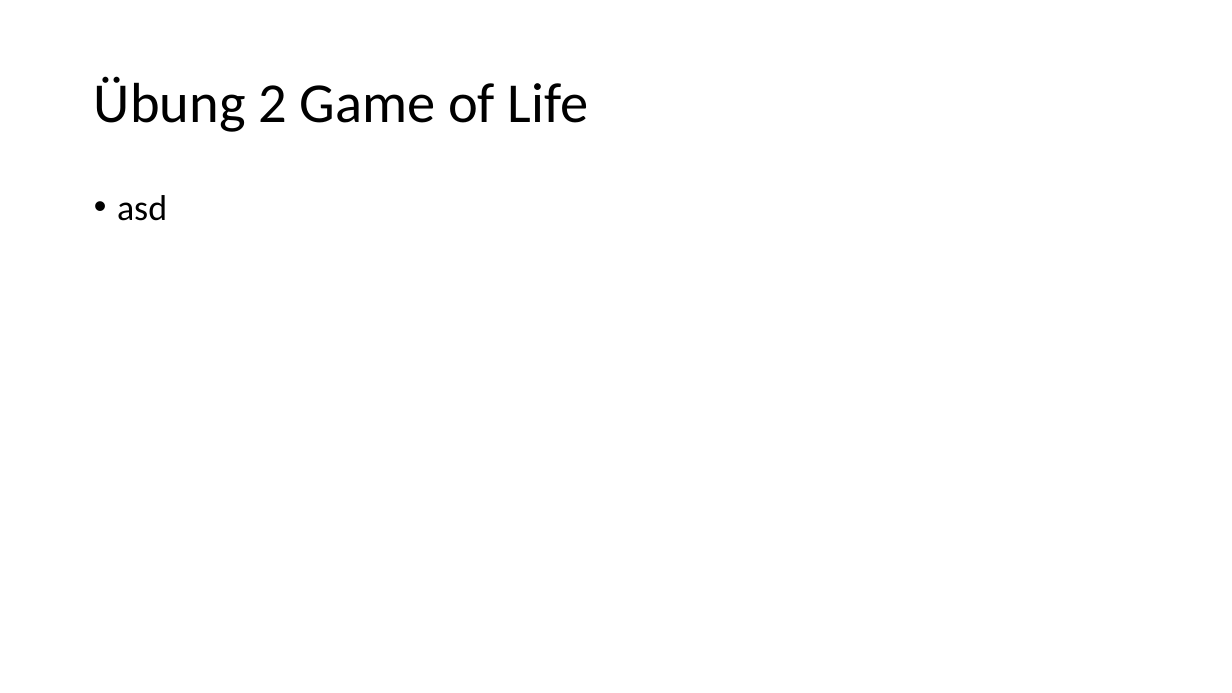
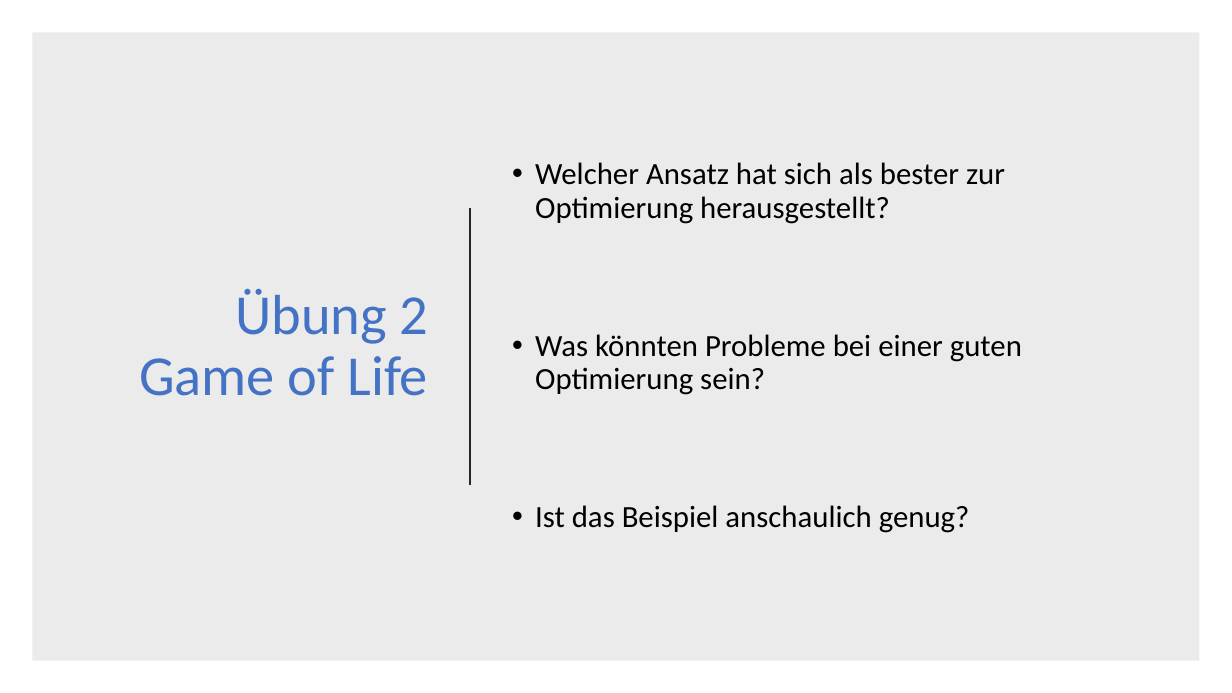
Before and after one commit to dyeske61283/ASE_OpenMP, a slide deck: slide 13 of OpenMP_Folien.pptx (slide 10 before the commit). Drawn at 1232x693 pixels with LibreOffice and Linux fonts; fonts in the diff are those of the drawing. Boxes give left, top, right and bottom in pixels: in the first picture for what was removed or moved away, otherwise in the second. Text is boxed around its words. In the diff, an @@ line names an element or a change of style, - is before the commit and + after.

Commit message:
Design Präsi angepasst; Fragen zu Übung 1+2 formuliert;

```diff
--- a/OpenMP_Folien.pptx
+++ b/OpenMP_Folien.pptx
@@ rectangle added at [32,32,1200,661], fill #000000 at 8% opacity @@
@@ title "Übung 2 Game of Life": place and size @@
-title "Übung 2 Game of Life" at [94,76,589,132]
+title "Übung 2 Game of Life" at [139,288,429,396]
@@ title "Übung 2 Game of Life" at [139,288,429,396]: text colour #000000 to #4472C4; alignment left to right @@
@@ text "Welcher Ansatz hat sich als ..." at [535,162,1022,533]: vertical alignment top to middle @@
@@ text at [535,162,1022,533]: text changed; size 28 to 24 pt @@
-• asd
+• Welcher Ansatz hat sich als bester zur Optimierung herausgestellt?
+• Was könnten Probleme bei einer guten Optimierung sein?
+• Ist das Beispiel anschaulich genug?
@@ line added from (470, 208) to (470, 485), #262626 1.5 pt @@
```
Also in this commit, not shown: 5 other slides changed, 7 slides added, 1 slide removed, 5 other files.
